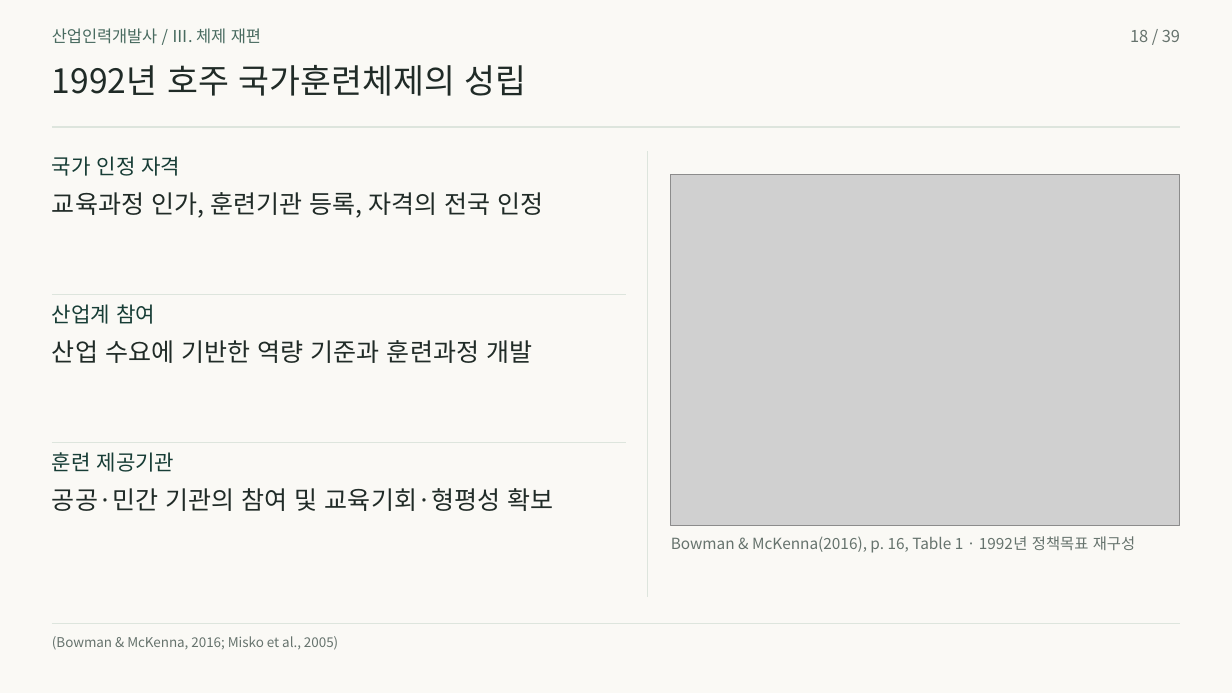
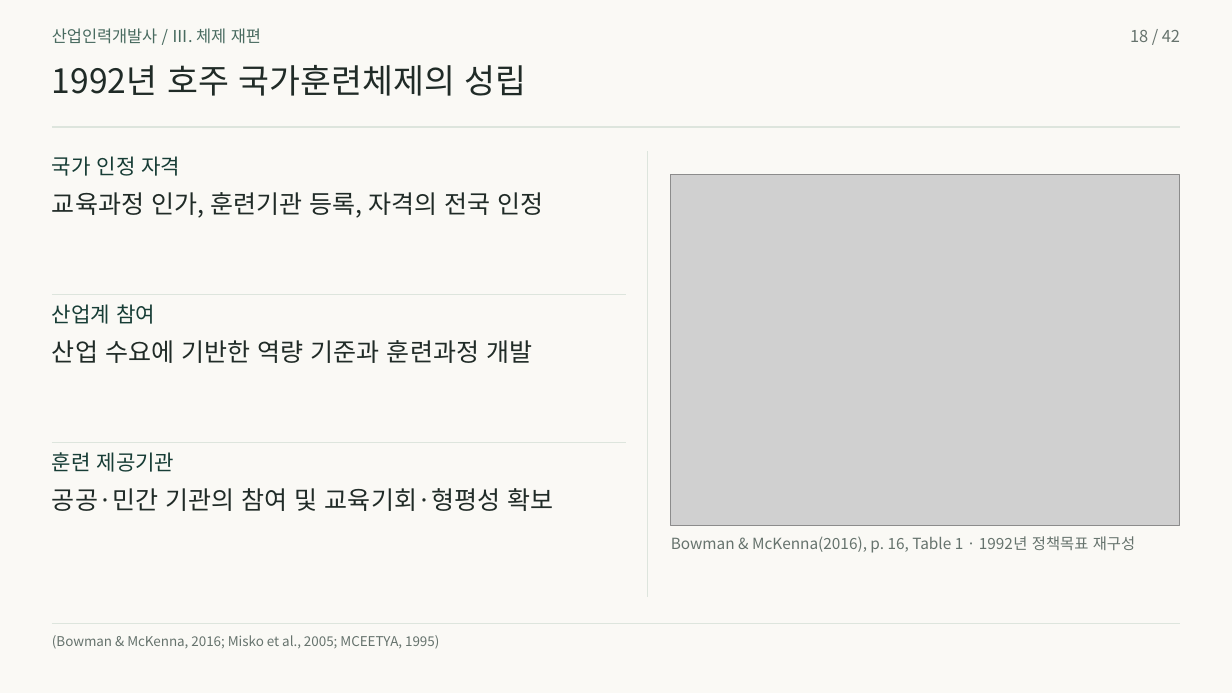
Before and after one commit to 01Chungee10/vet-history-rehearsal, a slide deck: slide 18 of au-cn-2026/presentation.pptx. Drawn at 1232x693 pixels with LibreOffice and Linux fonts; fonts in the diff are those of the drawing; grey boxes stand for pictures. Boxes give left, top, right and bottom in pixels: in the first picture for what was removed or moved away, otherwise in the second. Text is boxed around its words. In the diff, an @@ line names an element or a change of style, - is before the commit and + after.

```diff
--- a/au-cn-2026/presentation.pptx
+++ b/au-cn-2026/presentation.pptx
@@ text at bbox=[1130, 30, 1180, 42]: text changed @@
-18 / 39
+18 / 42
@@ text at bbox=[52, 635, 439, 649]: text changed @@
-(Bowman & McKenna, 2016; Misko et al., 2005)
+(Bowman & McKenna, 2016; Misko et al., 2005; MCEETYA, 1995)
```
Also in this commit, not shown: 38 other slides changed, 3 slides added, 46 other files.
